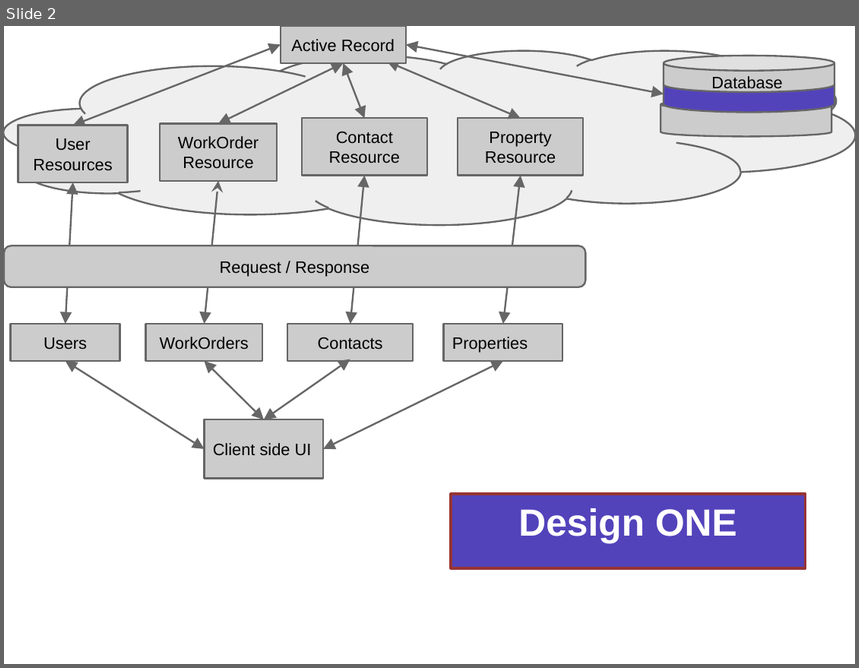
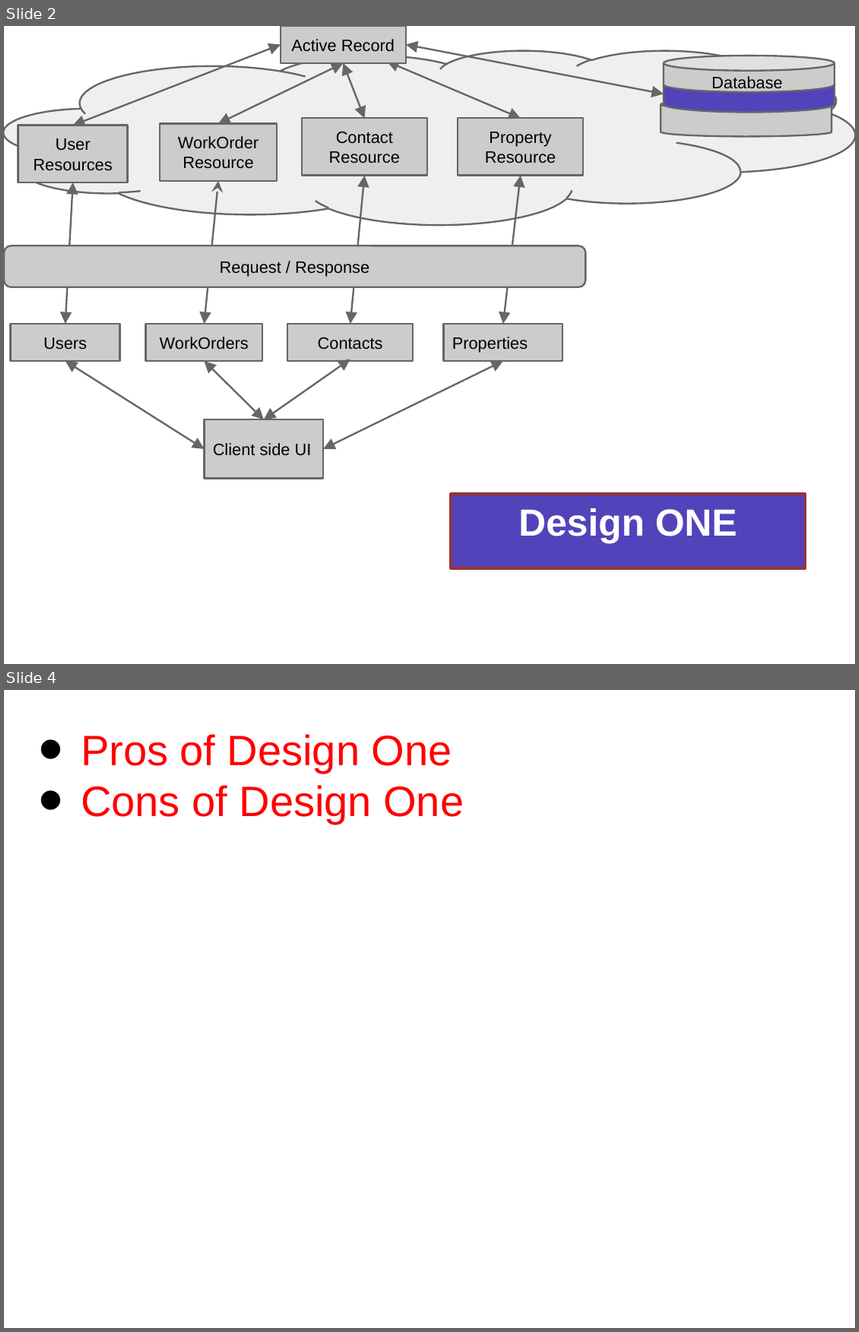
Before and after one commit to jjm3x3/propertyManager, a slide deck: DesignPlans.pptx. Shown one above the other, each under a label of ours: slide 2 before the commit, slides 2 and 4 after it; the slides between them are not shown. The pictures are 859x668 and 859x1332 pixels, drawn with LibreOffice and Linux fonts; fonts in the diff are those of the drawing. Boxes give left, top, right and bottom in pixels: in the first picture for what was removed or moved away, otherwise in the second. Text is boxed around its words. In the diff, an @@ line names an element or a change of style, - is before the commit and + after.

Commit message:
Added "bad" design and removed content from example design

```diff
--- a/DesignPlans.pptx
+++ b/DesignPlans.pptx
@@ slide 4 added at (4, 690, 855, 1328), background #FFFFFF @@
@@ text added at (81, 734, 464, 824), 36 pt, text #FF0000 @@
+• Pros of Design One
+• Cons of Design One
```
Also in this commit, not shown: 2 slides changed, 6 other slides added, 9 slides removed.
